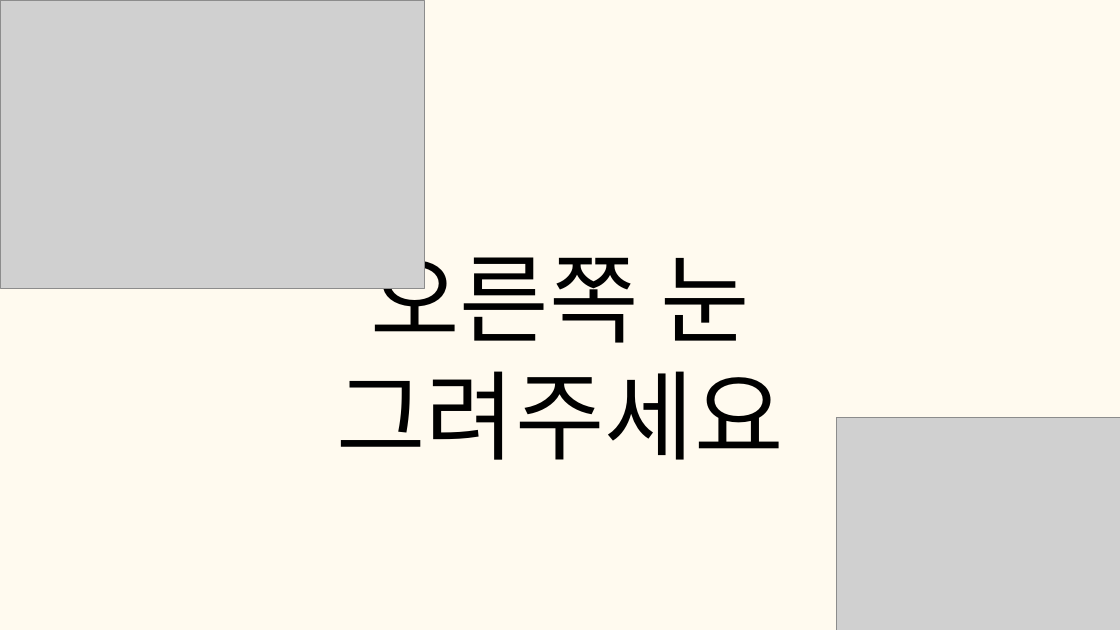
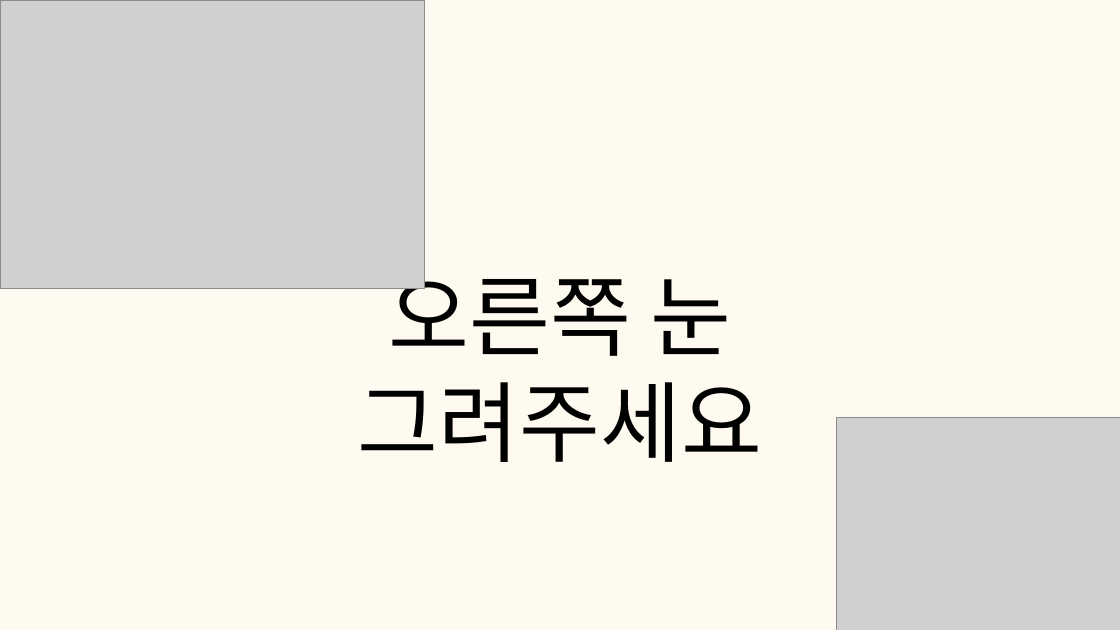
Before and after one commit to tkdgns25300/sunday_play, a slide deck: slide 13 of public/downloads/games/relay-portrait/rules.pptx. Drawn at 1120x630 pixels with LibreOffice and Linux fonts; fonts in the diff are those of the drawing; grey boxes stand for pictures. Boxes give left, top, right and bottom in pixels: in the first picture for what was removed or moved away, otherwise in the second. Text is boxed around its words. In the diff, an @@ line names an element or a change of style, - is before the commit and + after.

```diff
--- a/public/downloads/games/relay-portrait/rules.pptx
+++ b/public/downloads/games/relay-portrait/rules.pptx
@@ text "오른쪽 눈 그려주세요": place and size @@
-text "오른쪽 눈 그려주세요" at (336, 237, 783, 460)
+text "오른쪽 눈 그려주세요" at (358, 260, 762, 462)
@@ text "오른쪽 눈 그려주세요" at (358, 260, 762, 462): size 125 to 113 pt, font Arial to Noto Sans CJK KR; line spacing 150pt to 135.6pt @@
```
Also in this commit, not shown: 14 other slides changed, 3 other files.
